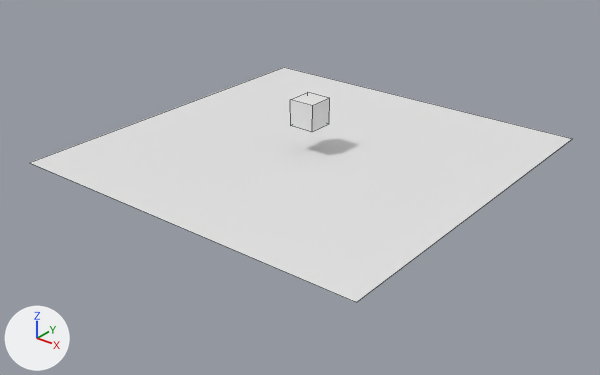
An edit to the Blender file untitled.blend, drawn before and after from the same camera.
The view is the same before and after, from a camera (50 mm lens) standing at (34.7, -44.6, 24.3) and looking at (0.7, -2.0, -2.1). The lights are fixed; the arrows at lower left show +X, +Y and +Z. Mesh edges are drawn as thin lines.

Before the edit, the objects in view are built like this:
```python
me_cube = bpy.data.meshes.new('Cube')
me_cube.from_pydata(...)  # a box spanning x -1.0..1.0, y -1.0..1.0, z -1.0..1.0
me_cube.materials.append(mat_material)  # white #e7e7e7
me_plane = bpy.data.meshes.new('Plane')
me_plane.from_pydata([(-1.0, -1.0, 0.0), (1.0, -1.0, 0.0), (-1.0, 1.0, 0.0), (1.0, 1.0, 0.0)], [], [(0, 1, 3, 2)])
ob_cube = bpy.data.objects.new('Cube', me_cube)
ob_cube.location = (0.0, 0.0, 3.0)
ob_plane = bpy.data.objects.new('Plane', me_plane)
ob_plane.location = (0.0, 0.0, 0.0)
ob_plane.scale = (14.3, 14.3, 14.3)
```
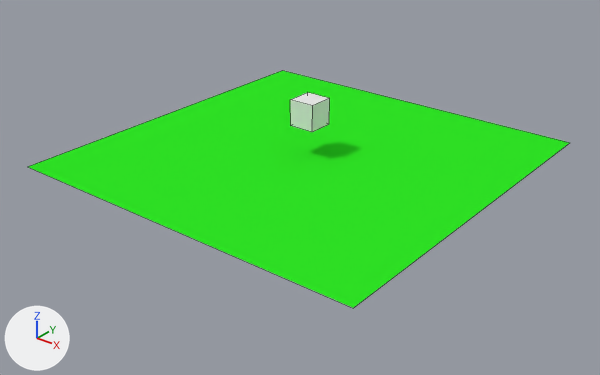
Changed parts and their boxes [x1, y1, x2, y2] in the pictures (600 x 375 px):
'Plane', recoloured, moved: before [29, 67, 572, 302]; after [28, 70, 569, 308]

The change in detail:
Material 'Material.001' (mat_material_001) is new.
Its base color is (0.0287, 0.8, 0.0189) (green #2fe725).
me_plane has 4 vertices, 1 face and spans x -1.0..1.0, y -1.0..1.0, z 0.0.
me_plane now uses material mat_material_001 (green #2fe725).
Object 'Plane' (ob_plane) moves from (0.0, 0.0, 0.0) to (-0.09, -0.14, -0.31).
